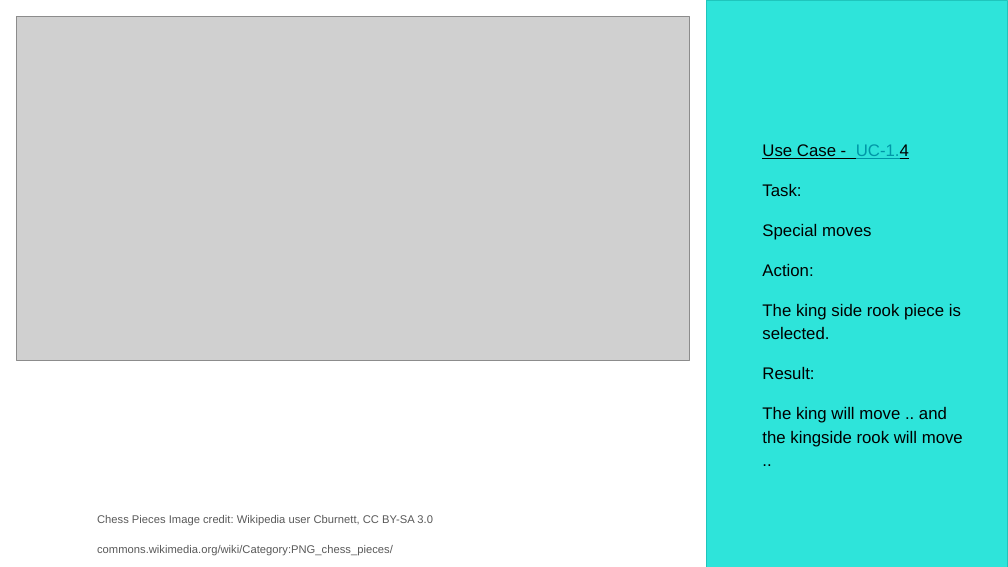
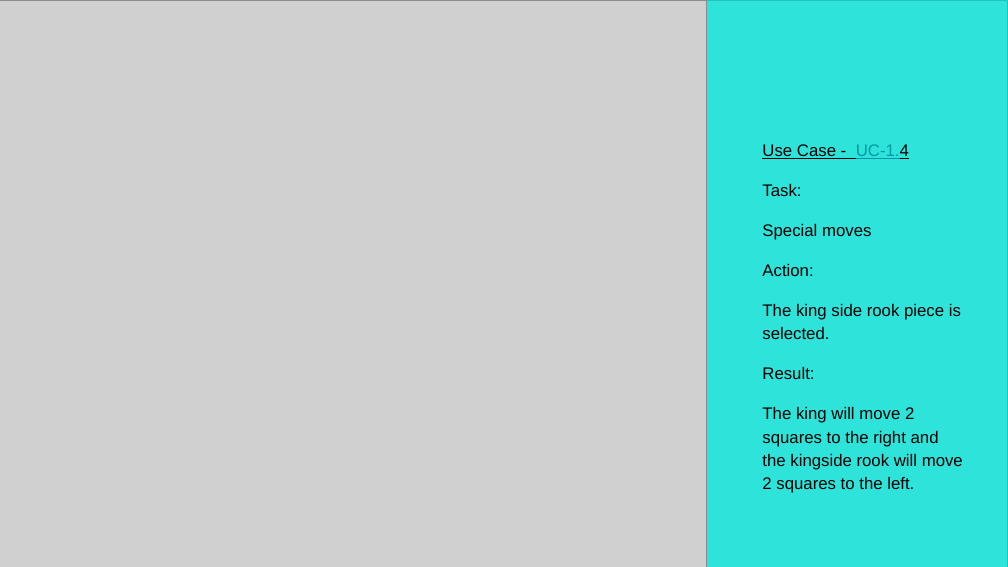
Before and after one commit to Skadoot/GP9, a slide deck: slide 17 of docs/ui_spec/UI-Spec-Pres-GP9.pptx. Drawn at 1008x567 pixels with LibreOffice and Linux fonts; fonts in the diff are those of the drawing; grey boxes stand for pictures. Boxes give left, top, right and bottom in pixels: in the first picture for what was removed or moved away, otherwise in the second. Text is boxed around its words. In the diff, an @@ line names an element or a change of style, - is before the commit and + after.

```diff
--- a/docs/ui_spec/UI-Spec-Pres-GP9.pptx
+++ b/docs/ui_spec/UI-Spec-Pres-GP9.pptx
@@ picture: place and size @@
-picture at box(17, 17, 690, 361)
+picture at box(0, 1, 707, 567)
@@ text at box(762, 407, 963, 493): text changed @@
-The king will move .. and the kingside rook will move ..
+The king will move 2 squares to the right and the kingside rook will move 2 squares to the left.
@@ text removed at box(97, 515, 433, 556) @@
-Chess Pieces Image credit: Wikipedia user Cburnett, CC BY-SA 3.0
-commons.wikimedia.org/wiki/Category:PNG_chess_pieces/
```
Also in this commit, not shown: 28 other slides changed, 2 slides removed, 15 other files.
